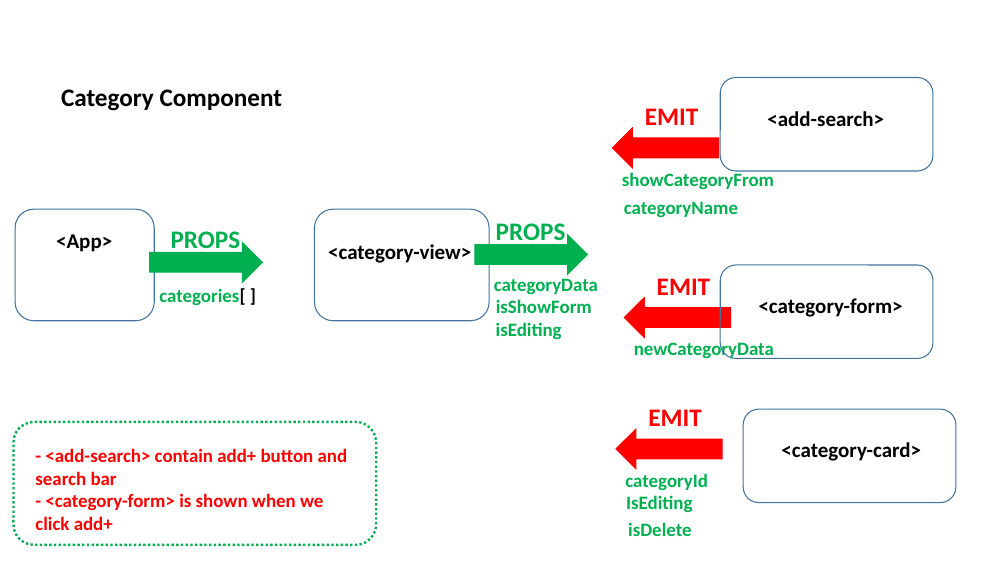
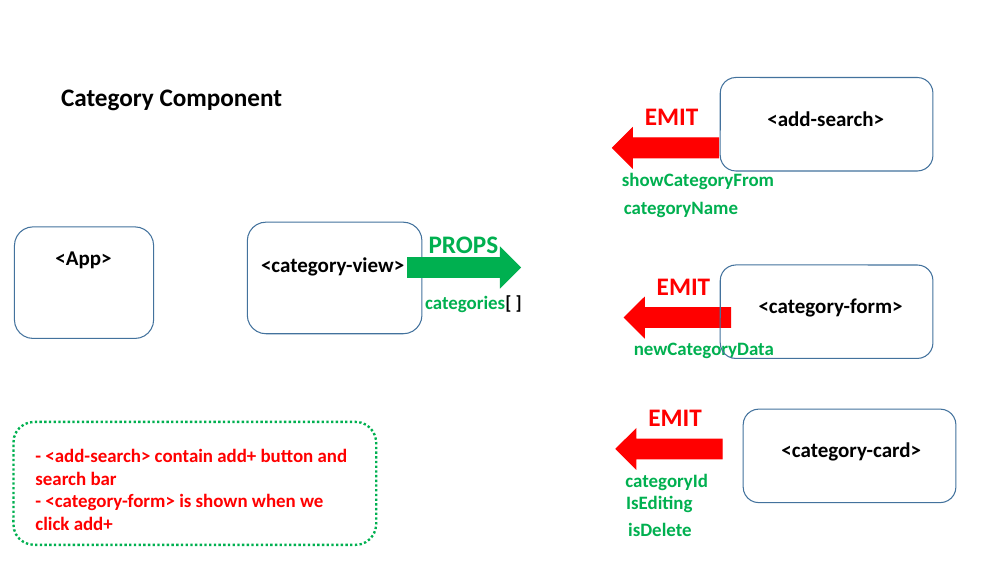
Before and after one commit to pnc-virtual-company/2021-G8-V2-PART1, a slide deck: slide 5 of docs/COMPONENT-DIAGRAM.pptx. Drawn at 1008x567 pixels with LibreOffice and Linux fonts; fonts in the diff are those of the drawing. Boxes give left, top, right and bottom in pixels: in the first picture for what was removed or moved away, otherwise in the second. Text is boxed around its words. In the diff, an @@ line names an element or a change of style, - is before the commit and + after.

```diff
--- a/docs/COMPONENT-DIAGRAM.pptx
+++ b/docs/COMPONENT-DIAGRAM.pptx
@@ rounded rectangle: place and size @@
-rounded rectangle at (15,209,154,321)
+rounded rectangle at (14,227,154,339)
@@ text removed at (171,231,241,254) @@
-PROPS
@@ rounded rectangle: place and size @@
-rounded rectangle at (315,209,489,321)
+rounded rectangle at (247,222,422,334)
@@ text "PROPS": place and size @@
-text "PROPS" at (496,223,566,246)
+text "PROPS" at (429,236,499,259)
@@ text "<App>": place and size @@
-text "<App>" at (56,234,112,252)
+text "<App>" at (55,251,111,269)
@@ right arrow removed at (150,243,262,282) @@
@@ text "<category-view>": place and size @@
-text "<category-view>" at (328,244,471,263)
+text "<category-view>" at (261,257,404,276)
@@ right arrow: place and size @@
-right arrow at (475,234,588,274)
+right arrow at (408,248,520,287)
@@ text "categories[ ]": place and size @@
-text "categories[ ]" at (159,288,245,306)
+text "categories[ ]" at (425,295,511,313)
@@ text removed at (494,278,598,295) @@
-categoryData
@@ text removed at (496,299,592,313) @@
-isShowForm
@@ text removed at (496,322,562,340) @@
-isEditing
```
Also in this commit, not shown: 1 slide added.
